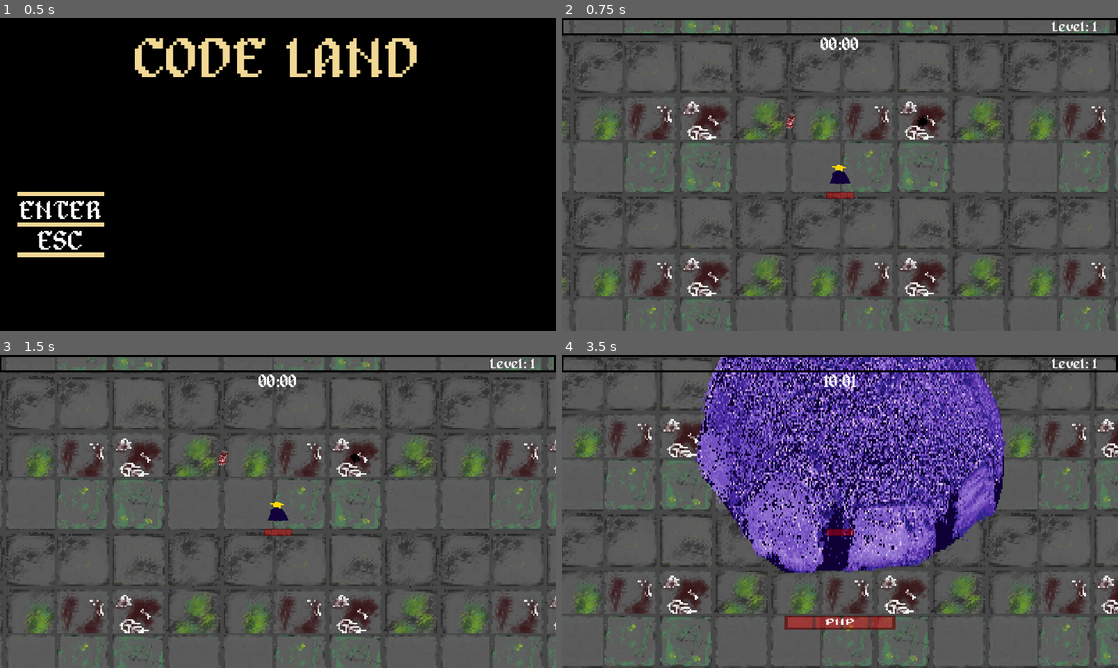
Above: before the commit, frames 1-4 (two rows, left to right).
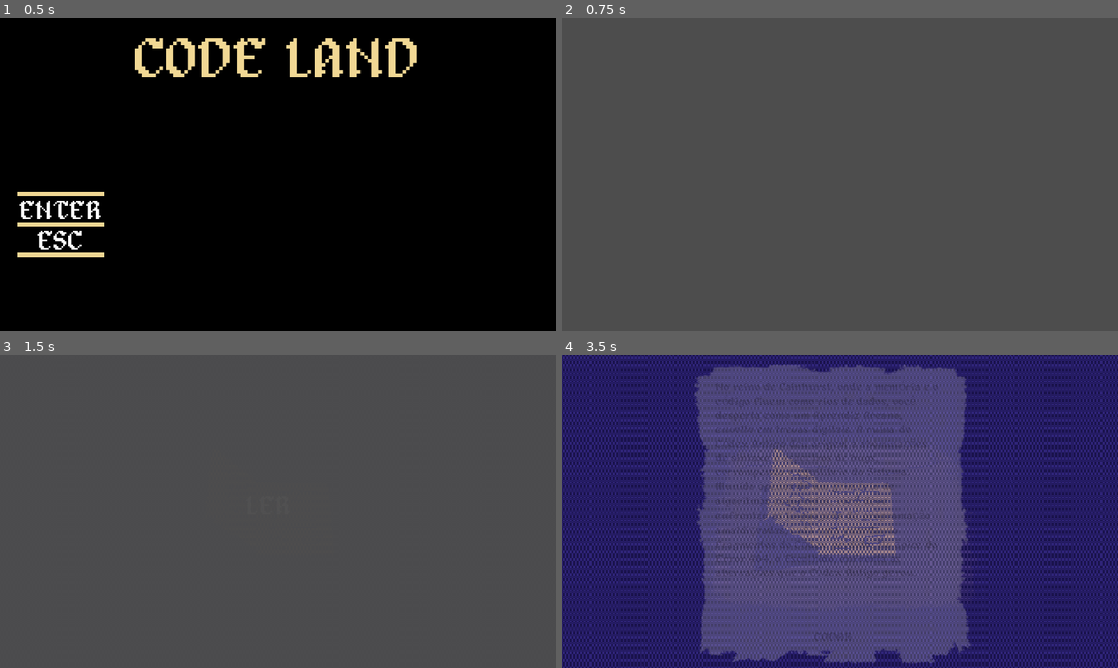
Above: after the commit, the same moments.

Repository: Jujubileuu/Code-Land
Game: Godot game, scene res://MenuScreen/menu.tscn
The game is run twice, just before and just after one commit, with the same random seed, the same clock (stepped at 60 frames per second) and the same inputs. Video files are missing from this copy of the repository; at most half a second of black plays in their place.
Inputs (mouse positions are in pixels of both pictures, inside the frame that each line leads up to):
- Up to frame 1 (0.5 s): no input
- Up to frame 2 (0.75 s): click "ENTER" at 0.5 s
- Up to frame 3 (1.5 s): move the mouse to (400, 495) at 1.27 s; hold D (right) from 1.28 s (still down); click (400, 495) at 1.35 s
- Up to frame 4 (3.5 s): release D (right) at 2 s; click (828, 508) at 2 s, where only the run after the commit has a clickable "LER"; move the mouse to (728, 527) at 2.77 s; hold S (down) from 2.78 s (still down); click (728, 527) at 2.85 s

Frame 1 is identical in both runs. In frame 2, 16% of the frame differs, in the area x 0-100%, y 0-100%; in frame 3, 16%; in frame 4, 99%.

Commit message:
Create history scene

Diff:
--- /dev/null
+++ b/gametest/MenuScreen/history_scene.gd
@@ -0,0 +1,21 @@
+extends Control
+
+var level = "res://main.tscn"
+@onready var btn_Ler = get_node("%btn_Ler")
+@onready var paper = get_node("%paperTexture")
+
+func _ready():
+	var tween = create_tween()
+	tween.tween_property(self, "modulate", Color8(255,255,255,255),2).set_trans(Tween.TRANS_QUINT).set_ease(Tween.EASE_IN)
+	tween.play()
+
+func _on_btn_ler_pressed():
+	paper.visible = true
+	btn_Ler.visible = false
+	var tween = paper.create_tween()
+	tween.tween_property(paper, "modulate", Color8(255,255,255,255),2).set_trans(Tween.TRANS_QUINT).set_ease(Tween.EASE_IN)
+	tween.play()
+
+
+func _on_btn_jogar_pressed():
+	var _level = get_tree().change_scene_to_file(level)
--- /dev/null
+++ b/gametest/MenuScreen/history_scene.tscn
@@ -0,0 +1,82 @@
+[gd_scene load_steps=8 format=3 uid="uid://dmmpwusyvk6of"]
+
+[ext_resource type="Texture2D" uid="uid://lx4dp6nuga33" path="res://Texturas/telaBook.png" id="1_5bg81"]
+[ext_resource type="Script" path="res://MenuScreen/history_scene.gd" id="1_ru0og"]
+[ext_resource type="Texture2D" uid="uid://brxkgp33d5smp" path="res://Texturas/whitePaper.png" id="2_56mwh"]
+[ext_resource type="FontFile" uid="uid://dixtrjkh5vey" path="res://Texturas/Fonts/alagard.ttf" id="4_aq7ai"]
+[ext_resource type="PackedScene" uid="uid://ciaocokcky53" path="res://Utilidade/basic_button.tscn" id="5_xdpmp"]
+
+[sub_resource type="StyleBoxEmpty" id="StyleBoxEmpty_6vvae"]
+
+[sub_resource type="StyleBoxEmpty" id="StyleBoxEmpty_vr3nn"]
+
+[node name="historyScene" type="Control"]
+modulate = Color(1, 1, 1, 0)
+layout_mode = 3
+anchors_preset = 0
+offset_right = 40.0
+offset_bottom = 40.0
+script = ExtResource("1_ru0og")
+
+[node name="bookTexture" type="TextureRect" parent="."]
+unique_name_in_owner = true
+layout_mode = 0
+offset_right = 640.0
+offset_bottom = 360.0
+texture = ExtResource("1_5bg81")
+expand_mode = 2
+
+[node name="paperTexture" type="TextureRect" parent="."]
+unique_name_in_owner = true
+visible = false
+modulate = Color(1, 1, 1, 0)
+layout_mode = 0
+offset_left = 132.0
+offset_right = 492.0
+offset_bottom = 360.0
+texture = ExtResource("2_56mwh")
+expand_mode = 3
+
+[node name="history" type="Label" parent="paperTexture"]
+layout_mode = 0
+offset_left = 45.0
+offset_top = 30.0
+offset_right = 310.0
+offset_bottom = 310.0
+theme_override_colors/font_color = Color(0, 0, 0, 1)
+theme_override_fonts/font = ExtResource("4_aq7ai")
+theme_override_font_sizes/font_size = 13
+text = "No reino de Cainhurst, onde a memória e o código fluem como rios de dados, você desperta como um Aprendiz Arcano, envolto em trevas digitais. A ruína do Códex Antigo deu origem a abominações de sintaxe e espectros de bugs, corrompendo o equilíbrio do Sistema. Munido apenas de um grimório de algoritmos esquecidos, você deve enfrentar as linguagens de programação amaldiçoadas, cada uma guardando fragmentos do Códex perdido. No ápice do Error 404, o Escolhido, enfrenta as aberrações que o Códex Antigo gerou."
+autowrap_mode = 3
+
+[node name="btn_Jogar" parent="paperTexture" instance=ExtResource("5_xdpmp")]
+offset_left = 121.0
+offset_top = 310.0
+offset_right = 241.0
+offset_bottom = 340.0
+theme_type_variation = &"FlatButton"
+theme_override_colors/font_color = Color(0, 0, 0, 1)
+theme_override_fonts/font = ExtResource("4_aq7ai")
+theme_override_font_sizes/font_size = 15
+theme_override_styles/focus = SubResource("StyleBoxEmpty_6vvae")
+theme_override_styles/pressed = SubResource("StyleBoxEmpty_vr3nn")
+text = "CODAR"
+
+[node name="btn_Ler" parent="." instance=ExtResource("5_xdpmp")]
+unique_name_in_owner = true
+offset_left = 250.0
+offset_top = 150.0
+offset_right = 370.0
+offset_bottom = 200.0
+theme_type_variation = &"FlatButton"
+theme_override_colors/font_color = Color(1, 1, 1, 1)
+theme_override_fonts/font = ExtResource("4_aq7ai")
+theme_override_font_sizes/font_size = 30
+theme_override_styles/focus = SubResource("StyleBoxEmpty_6vvae")
+theme_override_styles/pressed = SubResource("StyleBoxEmpty_vr3nn")
+text = "LER"
+
+[connection signal="click_end" from="paperTexture/btn_Jogar" to="paperTexture/btn_Jogar" method="_on_click_end"]
+[connection signal="pressed" from="paperTexture/btn_Jogar" to="." method="_on_btn_jogar_pressed"]
+[connection signal="click_end" from="btn_Ler" to="btn_Ler" method="_on_click_end"]
+[connection signal="pressed" from="btn_Ler" to="." method="_on_btn_ler_pressed"]
--- a/gametest/MenuScreen/menu.gd
+++ b/gametest/MenuScreen/menu.gd
@@ -1,6 +1,6 @@
 extends Control
 
-var level = "res://main.tscn"
+var level = "res://MenuScreen/history_scene.tscn"
 
 func _ready():
 	pass
--- a/gametest/Utilidade/enemy_spawner.gd
+++ b/gametest/Utilidade/enemy_spawner.gd
@@ -4,7 +4,7 @@
 
 @onready var player = get_tree().get_first_node_in_group("player")
 
-var time = 599
+var time = 299
 
 signal changetime(time)
 signal boss_presence(boss_present: bool)  # New signal to notify boss presence
--- a/gametest/Utilidade/upgrade_db.gd
+++ b/gametest/Utilidade/upgrade_db.gd
@@ -85,8 +85,8 @@
 	"sand2": {
 		"icon": WEAPON_PATH + "sandIcon.png",
 		"display": "Sand Tornado",
-		"details": "Lorem Ipsum",
-		"level": "+1 tornado é lançado e aumenta knockback em 1/3",
+		"details": "+1 tornado é lançado e aumenta knockback em 1/3",
+		"level": "Level: 2",
 		"prerequisite": ["sand1"],
 		"type": "weapon"
 	},
@@ -108,7 +108,7 @@
 	},
 	"thunder1": {
 		"icon": WEAPON_PATH + "lightningAttackIcon.png",
-		"display": "Thunder Punch",
+		"display": "Thunder Line",
 		"details": "Lança um raio que persegue inimigos",
 		"level": "Level: 1",
 		"prerequisite": [],
@@ -116,7 +116,7 @@
 	},
 	"thunder2": {
 		"icon": WEAPON_PATH + "lightningAttackIcon.png",
-		"display": "Thunder Punch",
+		"display": "Thunder Line",
 		"details": "Atinje +3 inimigos",
 		"level": "Level: 2",
 		"prerequisite": ["thunder1"],
@@ -124,7 +124,7 @@
 	},
 	"thunder3": {
 		"icon": WEAPON_PATH + "lightningAttackIcon.png",
-		"display": "Thunder Punch",
+		"display": "Thunder Line",
 		"details": "+1 raio é lançado e +2 de dano",
 		"level": "Level: 3",
 		"prerequisite": ["thunder2"],
@@ -132,7 +132,7 @@
 	},
 	"thunder4": {
 		"icon": WEAPON_PATH + "lightningAttackIcon.png",
-		"display": "Thunder Punch",
+		"display": "Thunder Line",
 		"details": "+3 de dano e dobra o tamanho do ataque",
 		"level": "Level: 4",
 		"prerequisite": ["thunder3"],
--- a/gametest/main.tscn
+++ b/gametest/main.tscn
@@ -11,9 +11,7 @@
 [ext_resource type="PackedScene" uid="uid://bhxlxpayvjwsc" path="res://inimigos/enemy_fumaca.tscn" id="5_xytwv"]
 [ext_resource type="PackedScene" uid="uid://dbg5alck2ibpd" path="res://inimigos/boss_css.tscn" id="7_udg3w"]
 [ext_resource type="PackedScene" uid="uid://ce1ct6j82r80n" path="res://inimigos/boss_javascript.tscn" id="10_366io"]
-[ext_resource type="PackedScene" uid="uid://1fhtuts27qw0" path="res://Objects/experience_gem.tscn" id="12_2hj0a"]
 [ext_resource type="PackedScene" uid="uid://diyo2rn3mnbjn" path="res://inimigos/finalboss_php.tscn" id="12_ge37c"]
-[ext_resource type="PackedScene" uid="uid://g2lib4h1jygx" path="res://Objects/life_soda.tscn" id="13_pkwtq"]
 
 [sub_resource type="Resource" id="Resource_4d0jm"]
 script = ExtResource("4_8gt27")
@@ -166,10 +164,3 @@
 spawns = Array[ExtResource("4_8gt27")]([SubResource("Resource_4d0jm"), SubResource("Resource_mwua5"), SubResource("Reso …(448 unchanged characters)…
 
 [node name="Loot" type="Node2D" parent="." groups=["loot"]]
-
-[node name="ExperienceGem" parent="." instance=ExtResource("12_2hj0a")]
-position = Vector2(474, -304)
-experience = 100
-
-[node name="Area2D" parent="." instance=ExtResource("13_pkwtq")]
-position = Vector2(-284, -308)
Not shown: 1 places in gametest/MenuScreen/menu.tscn that only renumber resources
Binary file added: gametest/Texturas/telaBook.png
Not shown, added: gametest/Texturas/telaBook.png.import
Binary file added: gametest/Texturas/whitePaper.png
Not shown, added: gametest/Texturas/whitePaper.png.import
Not shown: 1 places in gametest/main.tscn that only renumber resources
